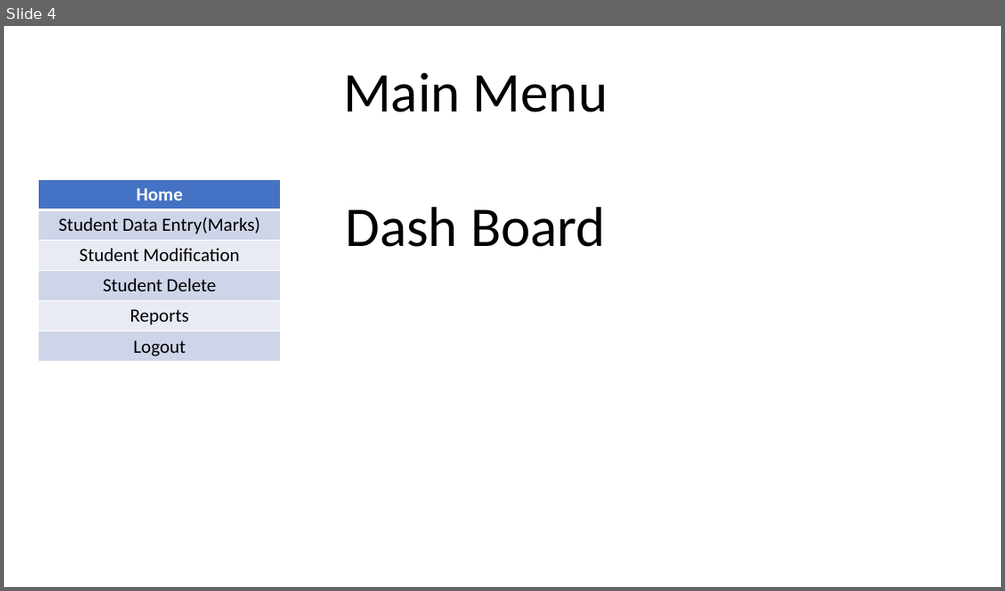
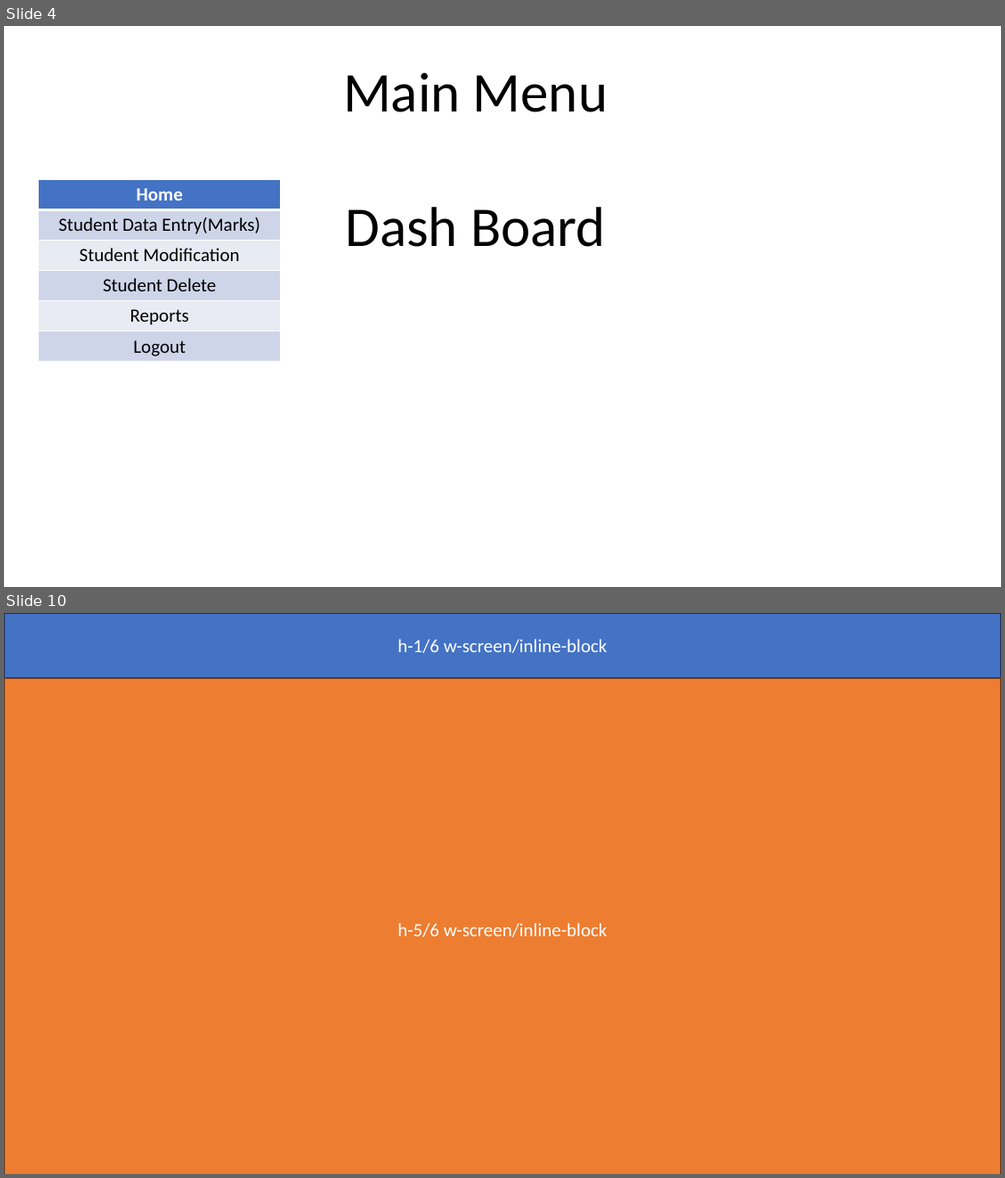
Before and after one commit to phanikumar1666/student_react_project, a slide deck: project.pptx. Shown one above the other, each under a label of ours: slide 4 before the commit, slides 4 and 10 after it; the slides between them are not shown. The pictures are 1005x591 and 1005x1178 pixels, drawn with LibreOffice and Linux fonts; fonts in the diff are those of the drawing. Boxes give left, top, right and bottom in pixels: in the first picture for what was removed or moved away, otherwise in the second. Text is boxed around its words. In the diff, an @@ line names an element or a change of style, - is before the commit and + after.

```diff
--- a/project.pptx
+++ b/project.pptx
@@ slide 10 added at (x1=4, y1=613, x2=1001, y2=1174), background #FFFFFF @@
@@ rectangle added at (x1=4, y1=613, x2=1001, y2=678), fill #4472C4, outline #1E3256 1 pt, 18 pt, text #FFFFFF @@
+h-1/6 w-screen/inline-block
@@ rectangle added at (x1=4, y1=678, x2=1001, y2=1174), fill #ED7D31, outline #683715 1 pt, 18 pt, text #FFFFFF @@
+h-5/6 w-screen/inline-block
```
Also in this commit, not shown: 1 slide changed, 10 other slides added, 12 other files.
